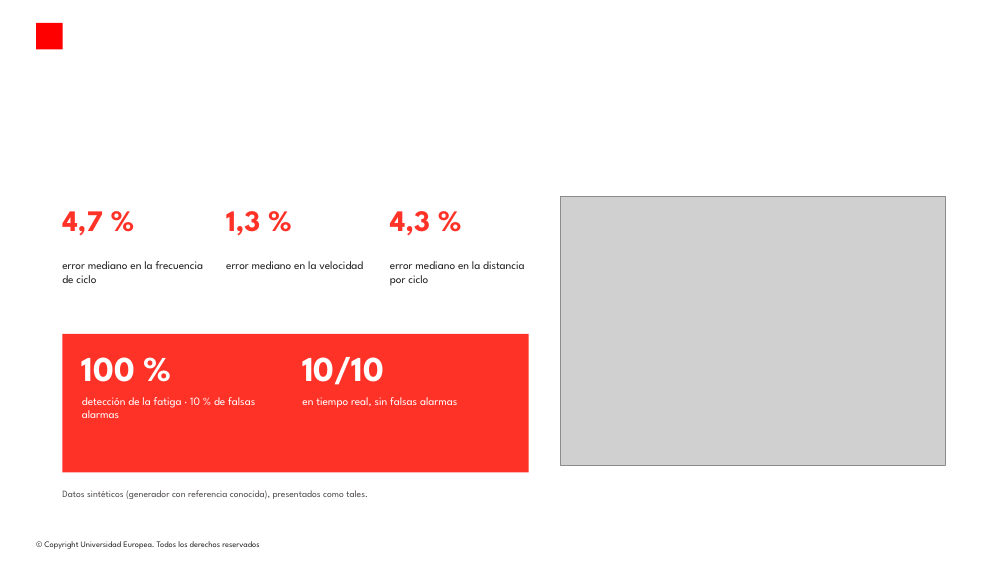
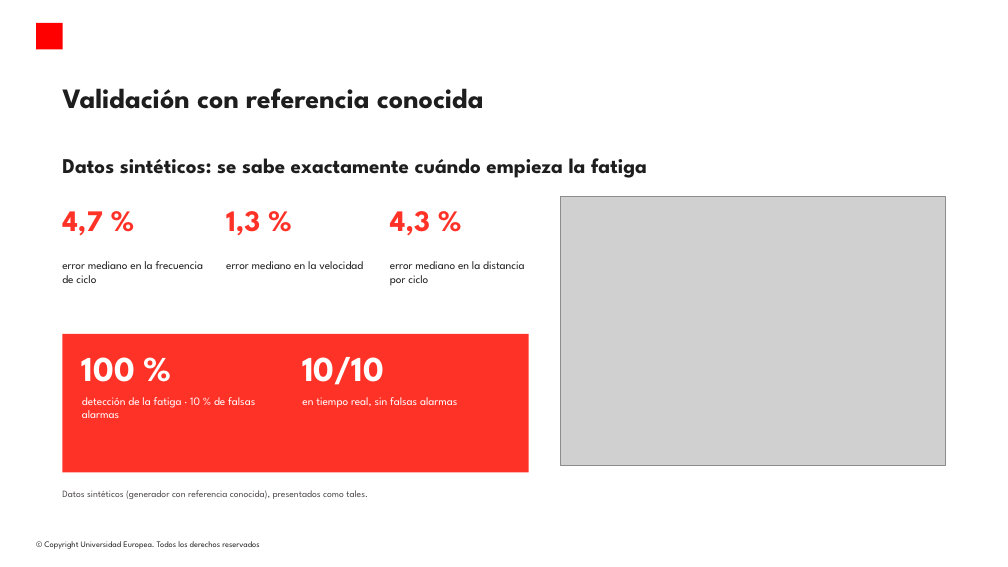
Before and after one commit to modeliana1-rgb/Strokelab, a slide deck: slide 11 of presentacion/StrokeLab_defensa.pptx. Drawn at 1008x567 pixels with LibreOffice and Linux fonts; fonts in the diff are those of the drawing; grey boxes stand for pictures; background and template pictures are left out. Boxes give left, top, right and bottom in pixels: in the first picture for what was removed or moved away, otherwise in the second. Text is boxed around its words. In the diff, an @@ line names an element or a change of style, - is before the commit and + after.

```diff
--- a/presentacion/StrokeLab_defensa.pptx
+++ b/presentacion/StrokeLab_defensa.pptx
@@ title added at [62, 88, 484, 109], 32 pt, text #1E1E1E, bold @@
+Validación con referencia conocida
@@ text added at [62, 158, 647, 178], 24 pt, text #1E1E1E, bold @@
+Datos sintéticos: se sabe exactamente cuándo empieza la fatiga
```
Also in this commit, not shown: 12 other slides changed, 3 other files.
